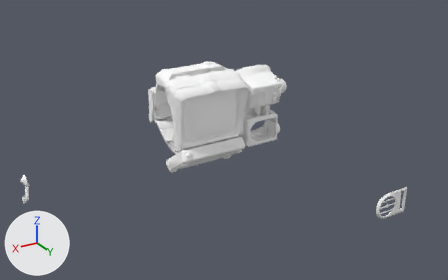
Before and after pictures for a commit that changed the Blender file pip boy 2000.blend.
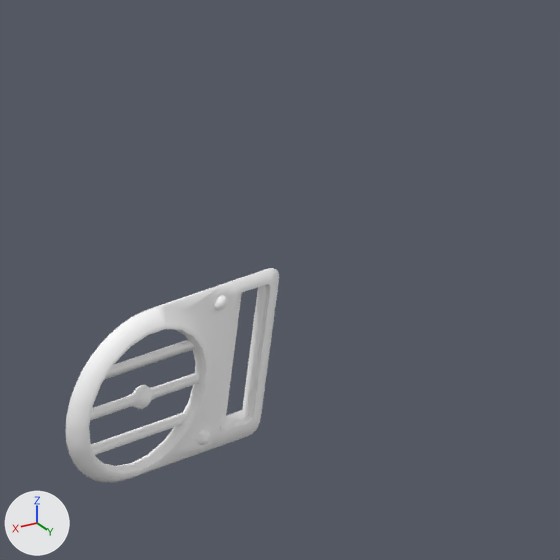
The first picture shows the older version from a 50 mm camera at (37.1, 56.8, 24.0) aimed at (10.2, 12.0, 1.6). The close-ups show both versions on the part from 82% to 100% of the width and 53% to 82% of the height of that picture; other places that the commit changed are outside them. The axes (+X, +Y, +Z) are drawn at lower left. The lights are the same throughout.

The first close-up shows '2 Y'.
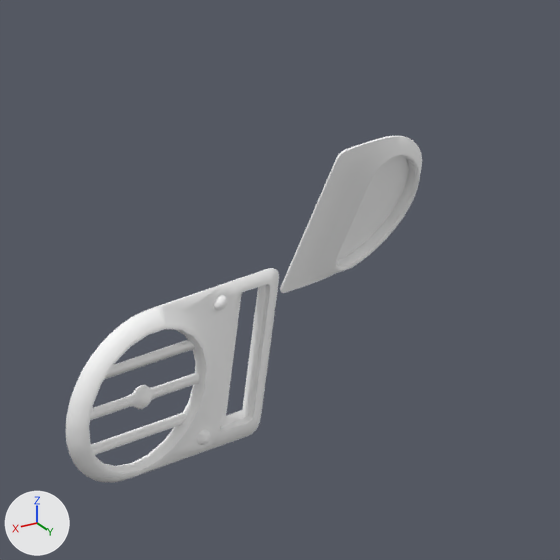
The change in detail:
Mesh me_pip_boy_2000_003 is new.
It has 364 vertices, 445 faces and spans x 1.33..3.0, y 1.45..3.49, z -6.2..-5.53.
Faces by material slot: [415, 30].
It uses material mat_material_000db7 (its picture is missing).
It uses material mat_material_0043dd (its picture is missing).
Object '3 Y' (ob_3_y) is new; it shows me_pip_boy_2000_003.
Its location is (0.0, 21.95, 0.0).
Its rotation in degrees is (90, 0, 0).
It gains a BOOLEAN modifier named 'Boolean'.

Boxes (x1, y1, x2, y2) around the edits, measured in the close-ups (560 x 560 px):
'3 Y', added: after (280, 136, 422, 293)
    faces in mat_material_000db7 (its picture is missing): (280, 136, 422, 293)
    faces in mat_material_0043dd (its picture is missing): (338, 156, 407, 259)
